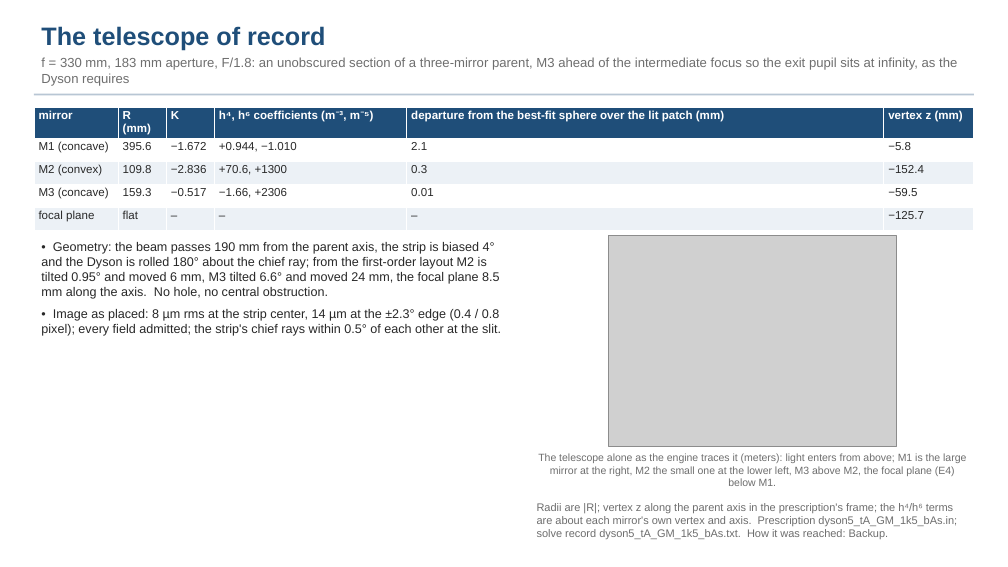
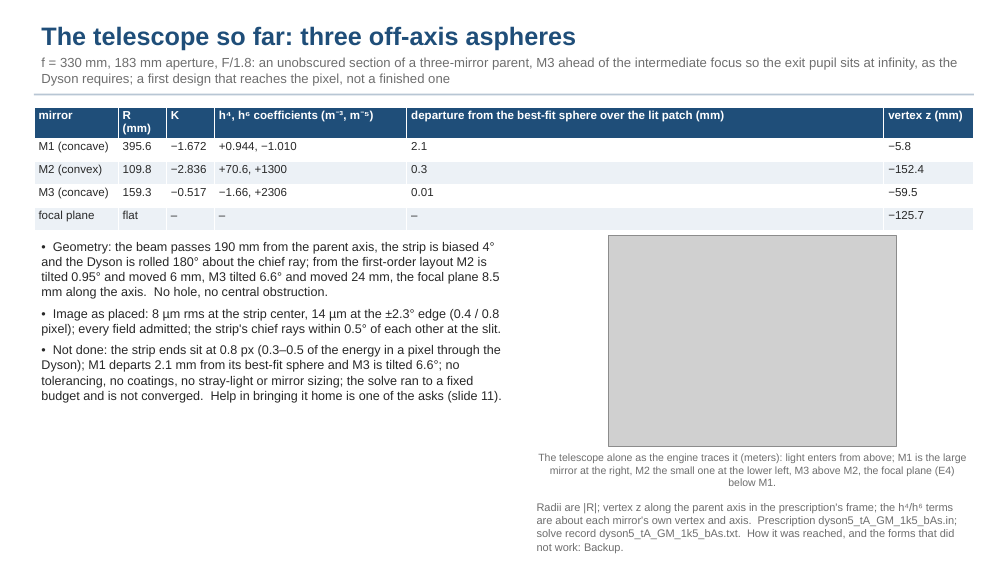
Before and after one commit to nasa-jpl/macos, a slide deck: slide 6 of demo_session/deck_dyson_record.pptx (slide 5 before the commit). Drawn at 1008x567 pixels with LibreOffice and Linux fonts; fonts in the diff are those of the drawing; grey boxes stand for pictures. Boxes give left, top, right and bottom in pixels: in the first picture for what was removed or moved away, otherwise in the second. Text is boxed around its words. In the diff, an @@ line names an element or a change of style, - is before the commit and + after.

```diff
--- a/demo_session/deck_dyson_record.pptx
+++ b/demo_session/deck_dyson_record.pptx
@@ text at (41,26,957,86): text changed @@
-The telescope of record
-f = 330 mm, 183 mm aperture, F/1.8: an unobscured section of a three-mirror parent, M3 ahead of the intermediate focus so the exit pupil sits at infinity, as the Dyson requires
+The telescope so far: three off-axis aspheres
+f = 330 mm, 183 mm aperture, F/1.8: an unobscured section of a three-mirror parent, M3 ahead of the intermediate focus so the exit pupil sits at infinity, as the Dyson requires; a first design that reaches the pixel, not a finished one
@@ text at (41,345,502,403): paragraph added @@
+• Not done: the strip ends sit at 0.8 px (0.3–0.5 of the energy in a pixel through the Dyson); M1 departs 2.1 mm from its best-fit sphere and M3 is tilted 6.6°; no tolerancing, no coatings, no stray-light or mirror sizing; the solve ran to a fixed budget and is not converged. Help in bringing it home is one of the asks (slide 11).
@@ text at (537,503,957,553): text changed @@
-Radii are |R|; vertex z along the parent axis in the prescription's frame; the h⁴/h⁶ terms are about each mirror's own vertex and axis. Prescription dyson5_tA_GM_1k5_bAs.in; solve record dyson5_tA_GM_1k5_bAs.txt. How it was reached: Backup.
+Radii are |R|; vertex z along the parent axis in the prescription's frame; the h⁴/h⁶ terms are about each mirror's own vertex and axis. Prescription dyson5_tA_GM_1k5_bAs.in; solve record dyson5_tA_GM_1k5_bAs.txt. How it was reached, and the forms that did not work: Backup.
```
Also in this commit, not shown: 4 other slides changed, 2 slides added, 1 other file.
